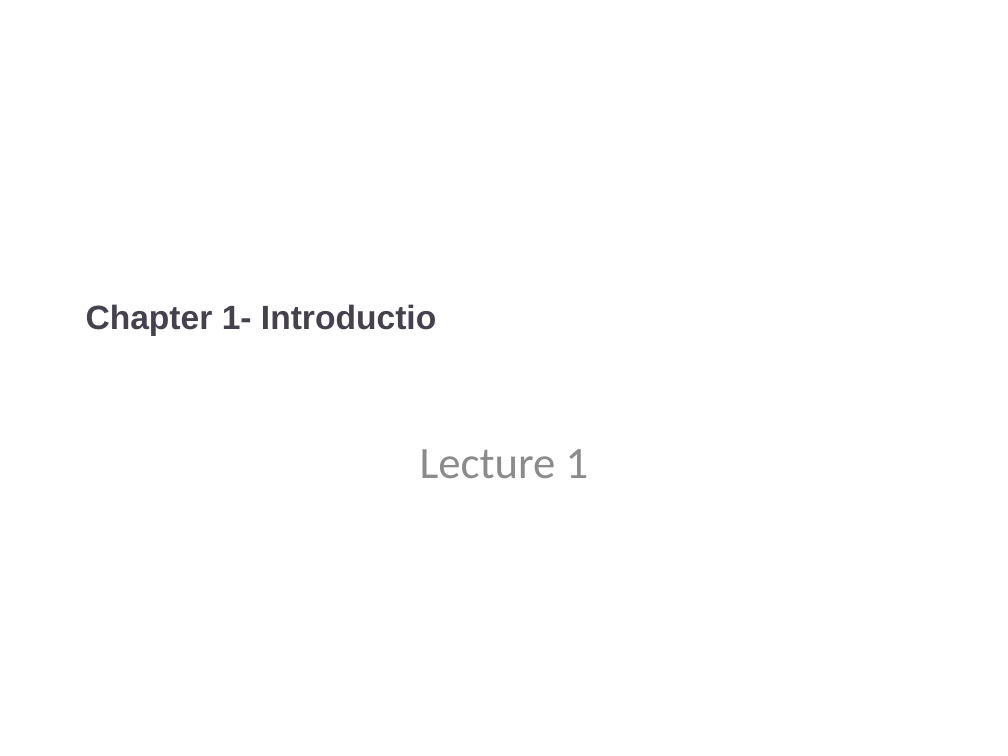
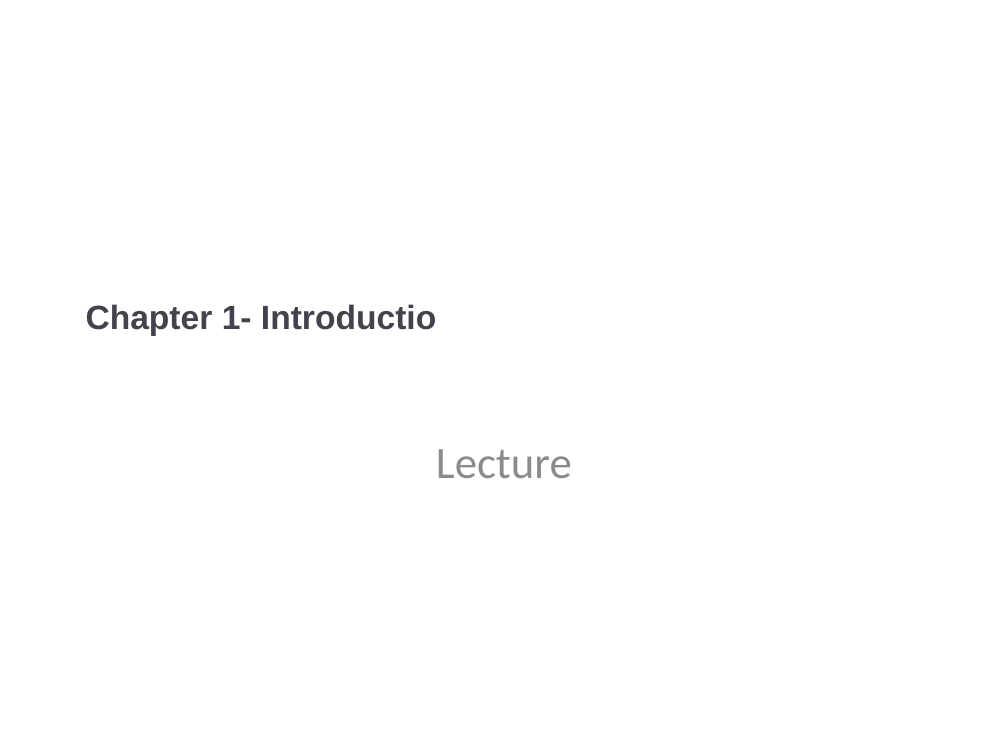
Before and after one commit to GalaxyCyclone/seminarTest, a slide deck: slide 1 of Ch1.pptx. Drawn at 1008x756 pixels with LibreOffice and Linux fonts; fonts in the diff are those of the drawing. Boxes give left, top, right and bottom in pixels: in the first picture for what was removed or moved away, otherwise in the second. Text is boxed around its words. In the diff, an @@ line names an element or a change of style, - is before the commit and + after.

Commit message:
class

```diff
--- a/Ch1.pptx
+++ b/Ch1.pptx
@@ text at <box>436,449,572,478</box>: text changed @@
-Lecture 1
+Lecture
```
